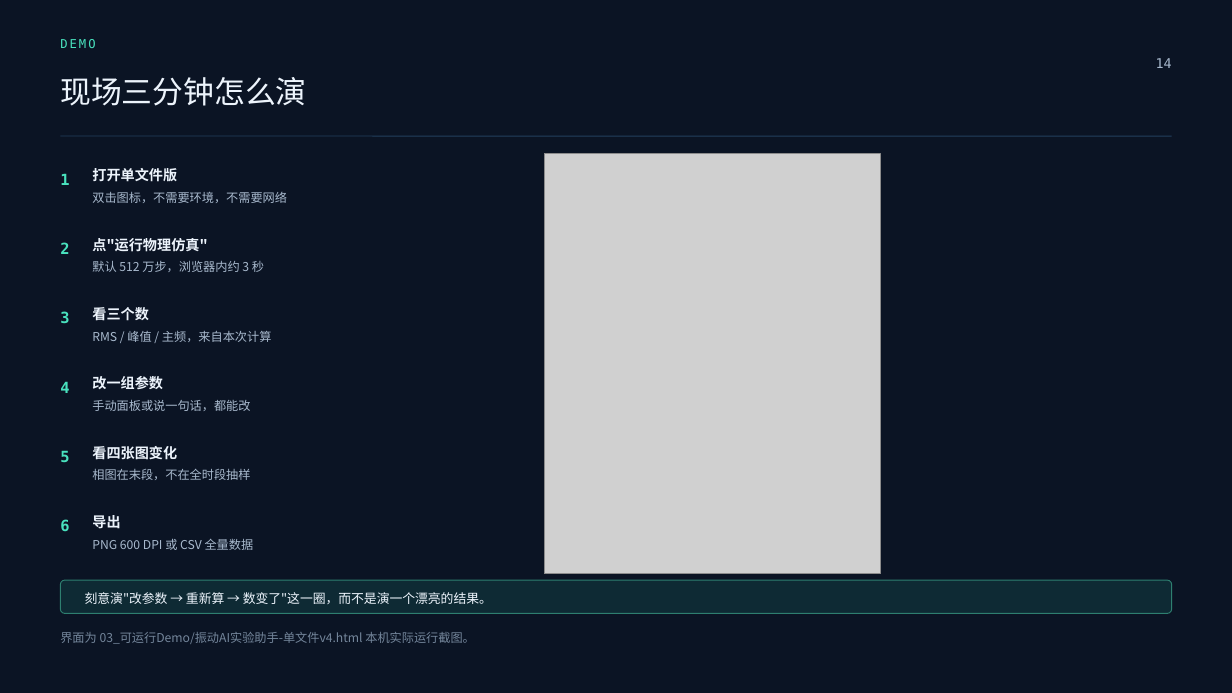
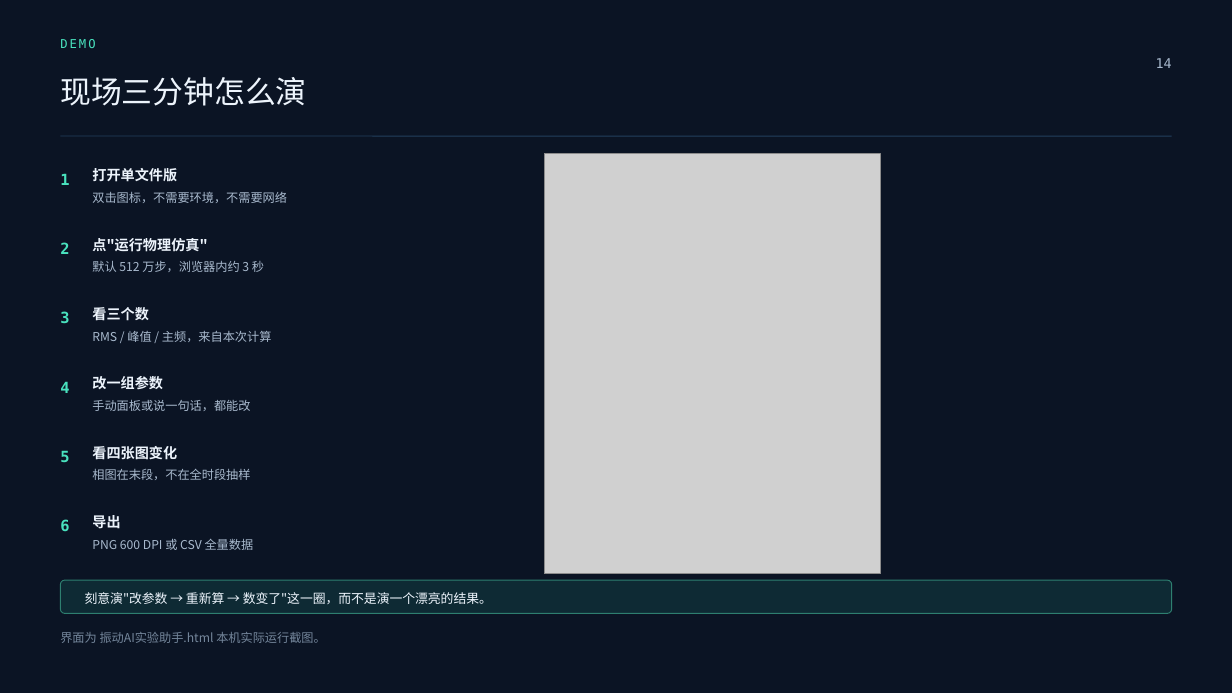
Before and after one commit to ahzszq/vibration-ai-assistant, a slide deck: slide 14 of 参赛材料/振动AI实验助手-汇报PPT-v3.pptx. Drawn at 1232x693 pixels with LibreOffice and Linux fonts; fonts in the diff are those of the drawing; grey boxes stand for pictures. Boxes give left, top, right and bottom in pixels: in the first picture for what was removed or moved away, otherwise in the second. Text is boxed around its words. In the diff, an @@ line names an element or a change of style, - is before the commit and + after.

Commit message:
单文件网页改名为 振动AI实验助手.html，同步所有文档与PPT引用

```diff
--- a/参赛材料/振动AI实验助手-汇报PPT-v3.pptx
+++ b/参赛材料/振动AI实验助手-汇报PPT-v3.pptx
@@ text at <box>60,632,325,643</box>: text changed @@
-界面为 03_可运行Demo/振动AI实验助手-单文件v4.html 本机实际运行截图。
+界面为 振动AI实验助手.html 本机实际运行截图。
```
Also in this commit, not shown: 2 other slides changed, 10 other files.
